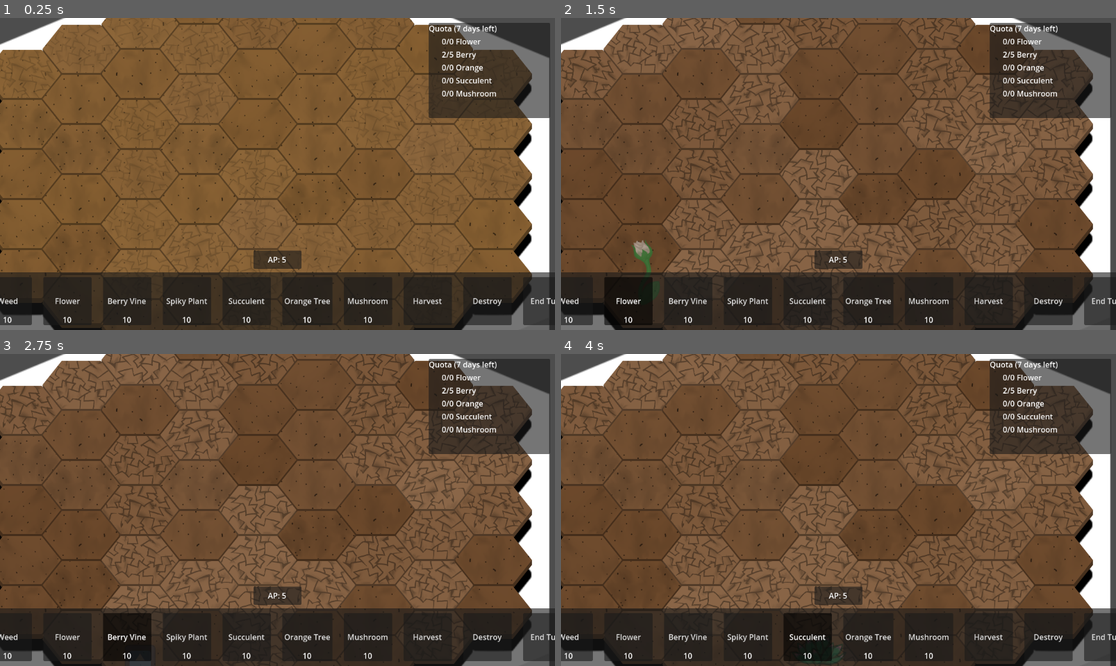
Above: before the commit, frames 1-4 (two rows, left to right).
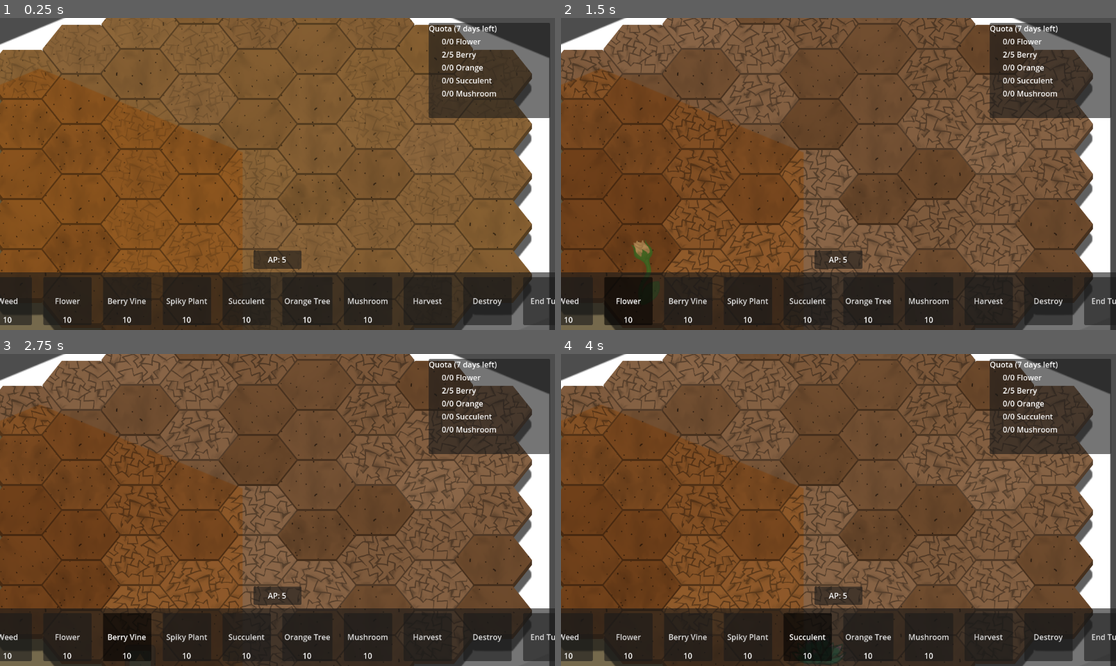
Above: after the commit, the same moments.

Repository: CiaranWoodward/LD54
Game: Godot game, scene res://Level.tscn
Same seed, same stepped clock (60 frames per second), same inputs: the game is played once before the commit and once after it. The engine's default icon, where the game draws it, is replaced by a stand-in: a white triangle on a blue panel in a dark square.
Inputs:
- Up to frame 1 (0.25 s): no input
- Up to frame 2 (1.5 s): click "Weed" at 0.5 s; click "Flower" at 1.25 s
- Up to frame 3 (2.75 s): click "Berry Vine" at 2 s
- Up to frame 4 (4 s): click "Spiky Plant" at 2.75 s; click "Succulent" at 3.5 s

The runs differ from the first frame. In frame 1, 1.0% of the frame differs, in the area x 0-96%, y 20-100%; in frame 2, 4.7%, in the area x 0-96%, y 17-100%; in frame 3, 4.6%; in frame 4, 4.6%.

Commit message:
add sun path

Diff:
--- a/Level.tscn
+++ b/Level.tscn
@@ -10,6 +10,13 @@
 [ext_resource type="PackedScene" uid="uid://d4j0a6xqs4pqq" path="res://UI/Cursor.tscn" id="6_ec5jv"]
 [ext_resource type="Texture2D" uid="uid://c6n8fbdm800f" path="res://Graphics/Background/Surface0000.png" id="7_rqtcc"]
 [ext_resource type="Texture2D" uid="uid://5joyo06rt7d8" path="res://Graphics/Background/Shadow0000.png" id="8_r01vt"]
+
+[sub_resource type="Curve2D" id="Curve2D_y42ux"]
+bake_interval = 0.01
+_data = {
+"points": PackedVector2Array(0, 0, 0, 0, -111, 609, 0, 0, 0, 0, 201, -98, 0, 0, 0, 0, 433, -324, 0, 0, 0, 0, 987, -567, 0, 0, 0, 0, 1570, -561, 0, 0, 0, 0, 2053, -307, 0, 0, 0, 0, 2447, 86, 0, 0, 0, 0, 2693, 610)
+}
+point_count = 8
 
 [sub_resource type="TileSetAtlasSource" id="TileSetAtlasSource_golho"]
 texture = ExtResource("1_k5ldj")
@@ -27,6 +34,29 @@
 [node name="Level" type="Node2D"]
 script = ExtResource("1_k876p")
 
+[node name="SunPath" type="Path2D" parent="."]
+position = Vector2(-1267, -330)
+curve = SubResource("Curve2D_y42ux")
+
+[node name="PathFollow2D" type="PathFollow2D" parent="SunPath"]
+position = Vector2(-111, 609)
+rotation = -1.1552
+rotates = false
+
+[node name="Sun" type="Sprite2D" parent="SunPath/PathFollow2D"]
+position = Vector2(142.074, -180.597)
+rotation = 1.1552
+texture = ExtResource("7_rqtcc")
+
+[node name="Sunlight" type="PointLight2D" parent="SunPath/PathFollow2D"]
+position = Vector2(485.389, 753.142)
+rotation = 1.1552
+color = Color(0.905882, 0.768627, 0.517647, 1)
+energy = 1.15
+blend_mode = 2
+texture = ExtResource("7_rqtcc")
+texture_scale = 1.45
+
 [node name="Pillar" type="Node2D" parent="."]
 position = Vector2(-13, 23)
 scale = Vector2(2, 2)
@@ -36,19 +66,20 @@
 scale = Vector2(1.04, 1.04)
 texture = ExtResource("7_rqtcc")
 
-[node name="Sprite2D" type="Sprite2D" parent="Pillar/Surface"]
+[node name="Left" type="Sprite2D" parent="Pillar/Surface"]
 self_modulate = Color(0.933333, 0.933333, 0.933333, 1)
 show_behind_parent = true
 position = Vector2(0, 384.135)
 texture = ExtResource("3_47has")
 
-[node name="Sprite2D2" type="Sprite2D" parent="Pillar/Surface"]
+[node name="Right" type="Sprite2D" parent="Pillar/Surface"]
 self_modulate = Color(0.87451, 0.87451, 0.87451, 1)
 show_behind_parent = true
 position = Vector2(0, 384.135)
 texture = ExtResource("4_bn3l5")
 
 [node name="Shadow" type="Sprite2D" parent="Pillar"]
+self_modulate = Color(0, 0, 0, 0.627451)
 position = Vector2(-13, 0)
 texture = ExtResource("8_r01vt")
 
Not shown: 1 places in Level.tscn that only renumber resources
